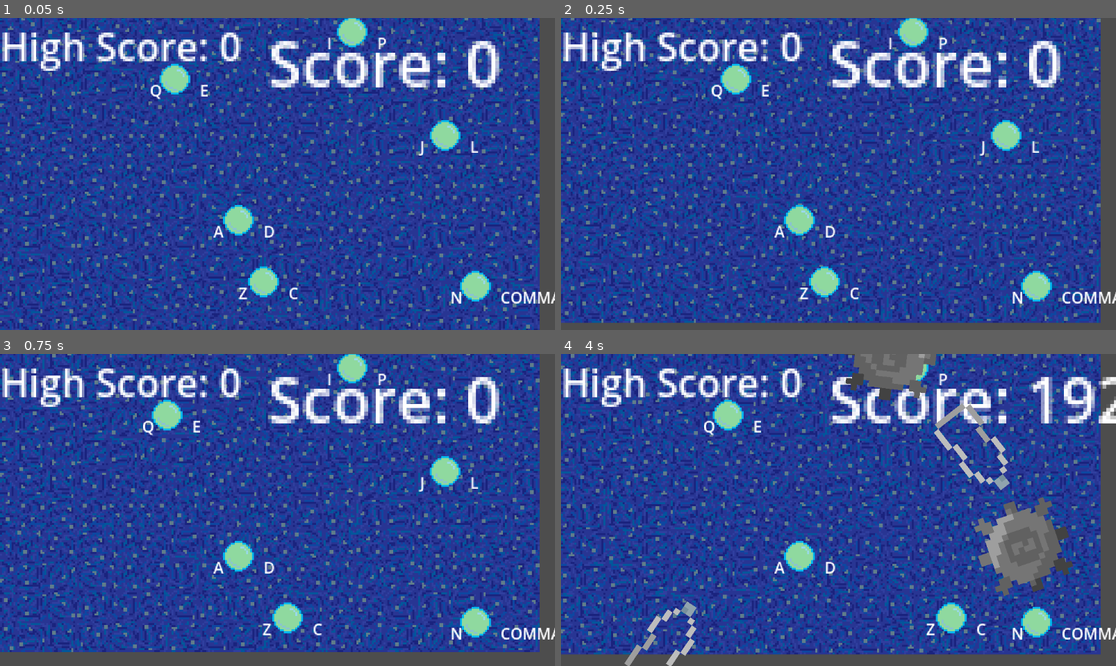
Above: before the commit, frames 1-4 (two rows, left to right).
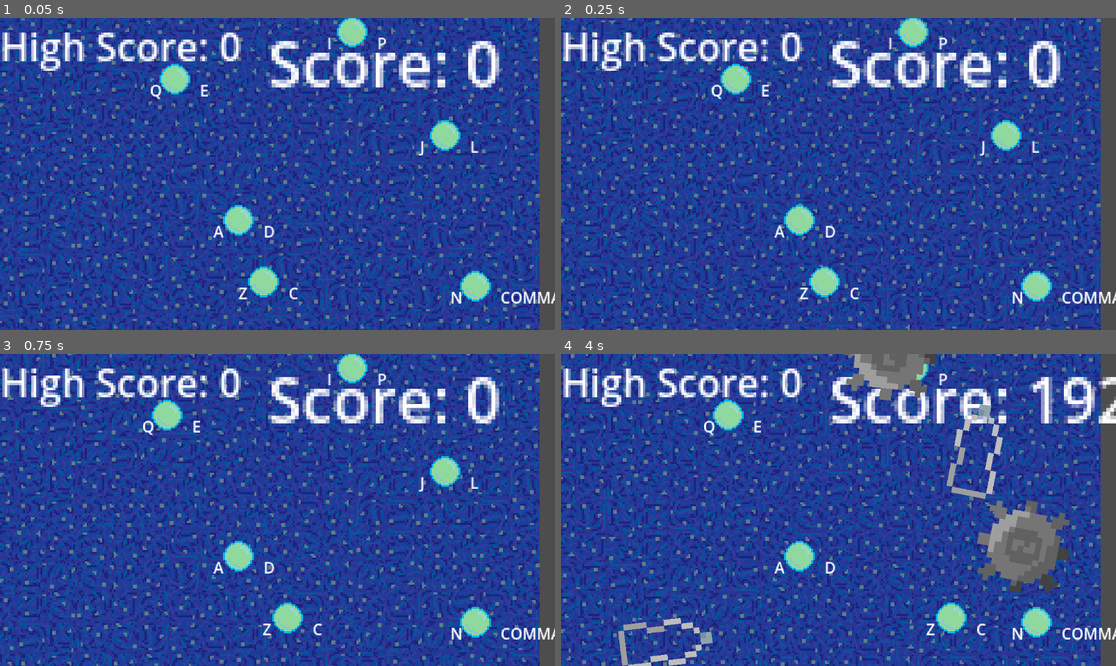
Above: after the commit, the same moments.

Repository: jschavey/bubble-ggj2025
Game: Godot game, scene res://main.tscn
Two runs of this game, one before a commit and one after it. Both use one fixed random seed, a clock stepped at 60 frames per second and the inputs below.
Inputs:
- Up to frame 1 (0.05 s): no input
- Up to frame 2 (0.25 s): no input
- Up to frame 3 (0.75 s): tap Enter at 0.5 s; hold C (move_right_3) from 0.53 s (still down); tap Q (move_left_2) at 0.6 s
- Up to frame 4 (4 s): release C (move_right_3) at 1.28 s; hold Z (move_left_3) 1.28-2.03 s; tap E (move_right_2) at 1.35, 2.85 s; hold C (move_right_3) 2.03-3.53 s; tap Q (move_left_2) at 2.1, 3.6 s; hold Z (move_left_3) from 3.53 s (still down)

Frame 1 is identical in both runs. In frame 2, 2.3% of the frame differs, in the area x 0-98%, y 97-100%; in frame 3, 4.3%; in frame 4, 8.2%, in the area x 0-98%, y 0-100%.

Commit message:
shape collision mask per texture shape

Diff:
--- a/background.gd
+++ b/background.gd
@@ -34,5 +34,5 @@
 	for row in tiles:
 		for tile in row:
 			tile.position.y += speed * delta
-			if tile.position.y >= get_viewport_rect().size.y:
+			if tile.position.y >= get_viewport_rect().size.y + tile_size.y:
 				tile.position.y -= tile_size.y * len(tiles)
--- a/obstacle.gd
+++ b/obstacle.gd
@@ -4,12 +4,14 @@
 @export var obstacle_size: Vector2 = Vector2(192, 192)  # Adjust the obstacle size
 @export var speed: float = 200.0
 
-@onready var sprite = get_node("../Sprite2D")  # Access the sibling Sprite2D node
-@onready var collision_shape = $CollisionShape2D  # Access the CollisionShape2D node
+@onready var sprite = get_parent().get_node('Sprite2D')  # Access the sibling Sprite2D node
+@onready var collision_polygon = $CollisionPolygon2D  # Access the CollisionPolygon2D node
 
 func _ready():
 	randomize_appearance()
-	scale_obstacle()
+	generate_collision_shape()
+	scale_both()
+	apply_rotation()
 	set_process(true)  # Ensure _process is enabled
 
 func _process(delta: float):
@@ -18,20 +20,39 @@
 func randomize_appearance():
 	var texture = obstacle_textures[randi() % obstacle_textures.size()]
 	sprite.texture = texture
-	sprite.rotation_degrees = randi() % 360
-	scale_obstacle()
 
 func move_obstacle(delta: float):
 	global_position.y += speed * delta
 	sprite.global_position = global_position  # Ensure the sprite moves with the Area2D
-	collision_shape.position = Vector2.ZERO  # Center the collision shape
+	collision_polygon.global_position = global_position  # Ensure the collision polygon moves with the Area2D
 	if global_position.y > get_viewport_rect().size.y:
 		queue_free()
 
-func scale_obstacle():
-	sprite.scale = obstacle_size / sprite.texture.get_size()
-	update_collision_shape()
+func generate_collision_shape():
+	var image = sprite.texture.get_image()
+	if image:
+		var points = []
+		var center_offset = sprite.texture.get_size() / 2  # Center offset
 
-func update_collision_shape():
-	var shape = collision_shape.shape as RectangleShape2D
-	shape.extents = sprite.texture.get_size() * sprite.scale / 2# Adjust the size based on the texture
+		for y in range(image.get_height()):
+			for x in range(image.get_width()):
+				if image.get_pixel(x, y).a > 0.5:  # Check alpha value
+					points.append(Vector2(x, y) - center_offset)
+
+		# Create a convex polygon from the points
+		var convex_points = Geometry2D.convex_hull(points)
+
+		collision_polygon.polygon = convex_points
+	else:
+		print("Failed to convert texture to image")
+
+func scale_both():
+	var original_size = sprite.texture.get_size()
+	var scale_factor = obstacle_size / original_size
+	sprite.scale = scale_factor
+	collision_polygon.scale = scale_factor
+
+func apply_rotation():
+	var rand_rotation = randi() % 360
+	sprite.rotation_degrees = rand_rotation
+	collision_polygon.rotation_degrees = rand_rotation
--- a/obstacle.tscn
+++ b/obstacle.tscn
@@ -6,8 +6,6 @@
 [ext_resource type="Texture2D" uid="uid://ds6dg5adorm2" path="res://Mine.png" id="4_uvjxv"]
 [ext_resource type="Texture2D" uid="uid://oypk0ka1xr1u" path="res://Plastic6PackRing.png" id="5_fkp10"]
 [ext_resource type="Texture2D" uid="uid://bqotpp2x207di" path="res://TrashBag.png" id="6_dmqps"]
-
-[sub_resource type="RectangleShape2D" id="RectangleShape2D_xvgi6"]
 
 [node name="Obstacle" type="Node2D"]
 
@@ -18,5 +16,4 @@
 script = ExtResource("1_chjxo")
 obstacle_textures = Array[Texture2D]([ExtResource("6_dmqps"), ExtResource("2_u243q"), ExtResource("5_fkp10"), ExtResource("4_uvjxv"), ExtResource("3_n1eft")])
 
-[node name="CollisionShape2D" type="CollisionShape2D" parent="Area2D"]
-shape = SubResource("RectangleShape2D_xvgi6")
+[node name="CollisionPolygon2D" type="CollisionPolygon2D" parent="Area2D"]
Not shown: 1 places in obstacle.tscn that only renumber resources
